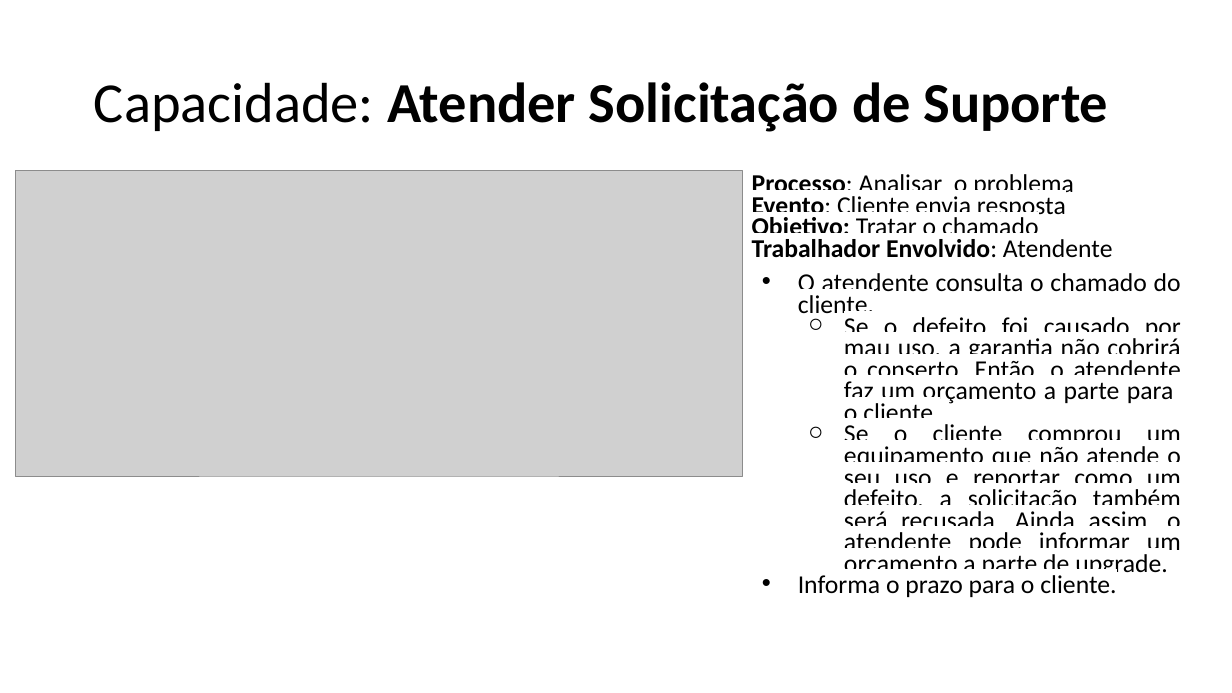
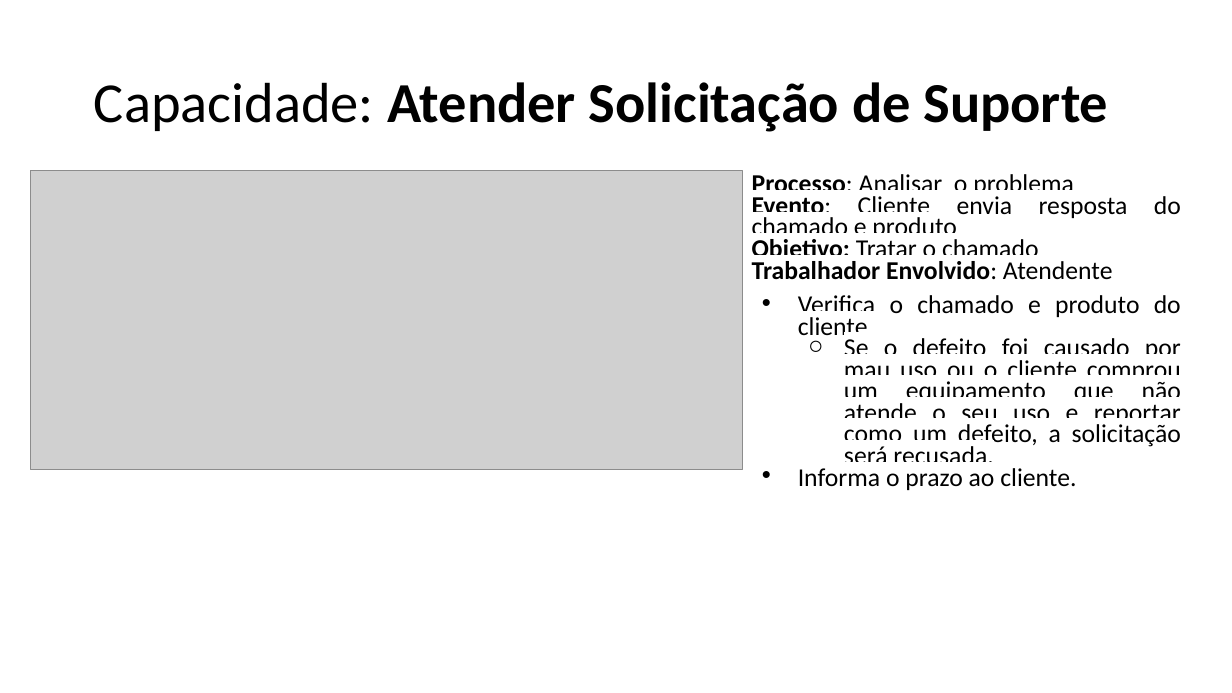
Before and after one commit to emersonsoaresdasilva/projeto-ope, a slide deck: slide 8 of 18-Descrição dos Processos de Negócio.pptx (slide 11 before the commit). Drawn at 1232x693 pixels with LibreOffice and Linux fonts; fonts in the diff are those of the drawing; grey boxes stand for pictures. Boxes give left, top, right and bottom in pixels: in the first picture for what was removed or moved away, otherwise in the second. Text is boxed around its words. In the diff, an @@ line names an element or a change of style, - is before the commit and + after.

```diff
--- a/18-Descrição dos Processos de Negócio.pptx
+++ b/18-Descrição dos Processos de Negócio.pptx
@@ picture: place and size @@
-picture at (16,171,743,476)
+picture at (30,171,742,470)
@@ text at (752,196,1181,241): text changed @@
-Evento: Cliente envia resposta
+Evento: Cliente envia resposta do chamado e produto
@@ text at (798,295,1181,490): text changed @@
-• O atendente consulta o chamado do cliente.
-  ○ Se o defeito foi causado por mau uso, a garantia não cobrirá o conserto. Então, o atendente faz um orçamento a parte para o cliente.
-  ○ Se o cliente comprou um equipamento que não atende o seu uso e reportar como um defeito, a solicitação também será recusada. Ainda assim, o atendente pode informar um orçamento a parte de upgrade.
-• Informa o prazo para o cliente.
+• Verifica o chamado e produto do cliente.
+  ○ Se o defeito foi causado por mau uso ou o cliente comprou um equipamento que não atende o seu uso e reportar como um defeito, a solicitação será recusada.
+• Informa o prazo ao cliente.
```
Also in this commit, not shown: 18 other slides changed, 4 slides added, 10 slides removed, 49 other files.
